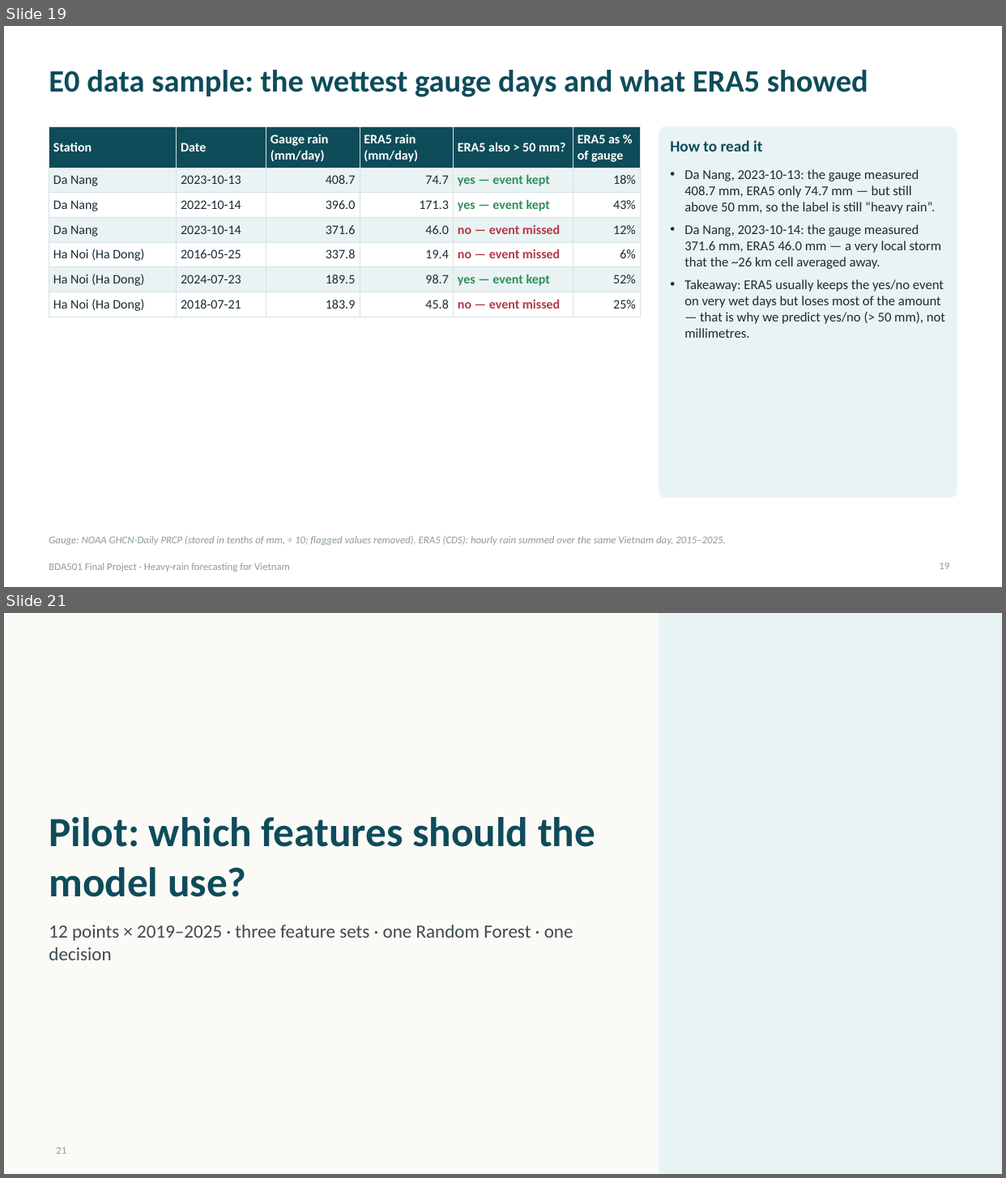
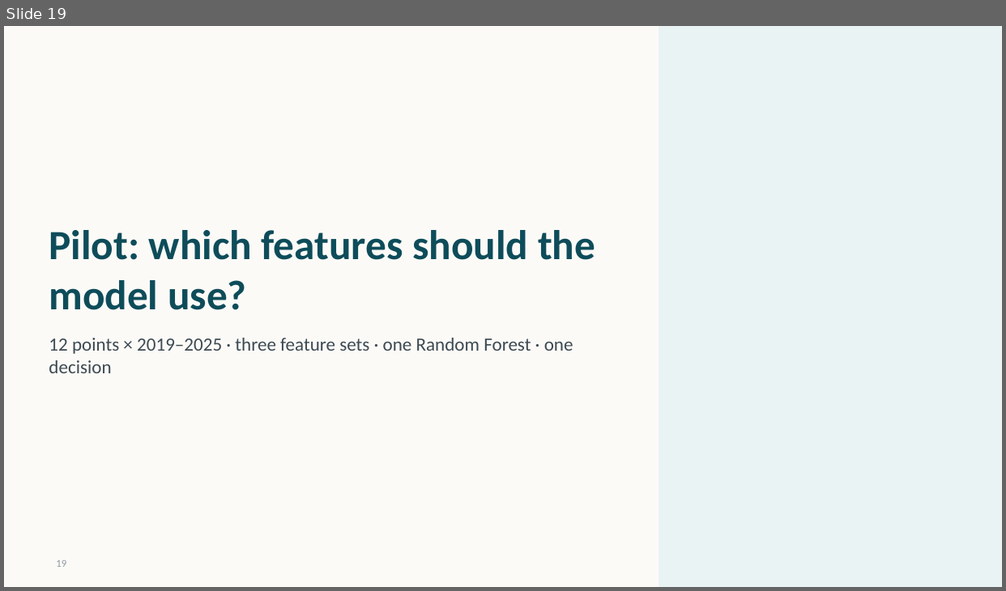
Before and after one commit to PhamLeTanThinh/BDA501_weather, a slide deck: deck/BDA501_Heavy_Rain_Forecast.pptx. Shown one above the other, each under a label of ours: slides 19 and 21 before the commit, slide 19 after it; the slides between them are not shown. The pictures are 1006x1178 and 1006x591 pixels, drawn with LibreOffice and Linux fonts; fonts in the diff are those of the drawing; background and template pictures are left out. Boxes give left, top, right and bottom in pixels: in the first picture for what was removed or moved away, otherwise in the second. Text is boxed around its words. In the diff, an @@ line names an element or a change of style, - is before the commit and + after.

```diff
--- a/deck/BDA501_Heavy_Rain_Forecast.pptx
+++ b/deck/BDA501_Heavy_Rain_Forecast.pptx
@@ slide 19 removed at (4, 26, 1002, 587), background #FFFFFF @@
@@ title removed at (49, 70, 868, 97) @@
-E0 data sample: the wettest gauge days and what ERA5 showed
@@ table removed at (49, 127, 641, 314), 7 rows, 6 columns @@
-Station | Date | Gauge rain (mm/day) | ERA5 rain (mm/day) | ERA5 also > 50 mm? | ERA5 as % of gauge
-Da Nang | 2023-10-13 | 408.7 | 74.7 | yes — event kept | 18%
-Da Nang | 2022-10-14 | 396.0 | 171.3 | yes — event kept | 43%
-Da Nang | 2023-10-14 | 371.6 | 46.0 | no — event missed | 12%
-Ha Noi (Ha Dong) | 2016-05-25 | 337.8 | 19.4 | no — event missed | 6%
-Ha Noi (Ha Dong) | 2024-07-23 | 189.5 | 98.7 | yes — event kept | 52%
-Ha Noi (Ha Dong) | 2018-07-21 | 183.9 | 45.8 | no — event missed | 25%
@@ rounded rectangle removed at (659, 127, 957, 497) @@
@@ text removed at (670, 140, 762, 152) @@
-How to read it
@@ text removed at (684, 169, 945, 338) @@
-• Da Nang, 2023-10-13: the gauge measured 408.7 mm, ERA5 only 74.7 mm — but still above 50 mm, so the label is still “heavy rain”.
-• Da Nang, 2023-10-14: the gauge measured 371.6 mm, ERA5 46.0 mm — a very local storm that the ~26 km cell averaged away.
-• Takeaway: ERA5 usually keeps the yes/no event on very wet days but loses most of the amount — that is why we predict yes/no (> 50 mm), not millimetres.
@@ text removed at (49, 536, 725, 545) @@
-Gauge: NOAA GHCN-Daily PRCP (stored in tenths of mm, ÷ 10; flagged values removed). ERA5 (CDS): hourly rain summed over the same Vietnam day, 2015–2025.
@@ text removed at (49, 563, 290, 572) @@
-BDA501 Final Project · Heavy-rain forecasting for Vietnam
@@ page number removed at (939, 563, 949, 570) @@
-19
@@ what was slide 21 is now slide 19 @@
@@ page number at (56, 561, 66, 567): text changed @@
-21
+19
```
Also in this commit, not shown: 32 slides changed, 14 slides added, 13 other slides removed, 28 other files.
